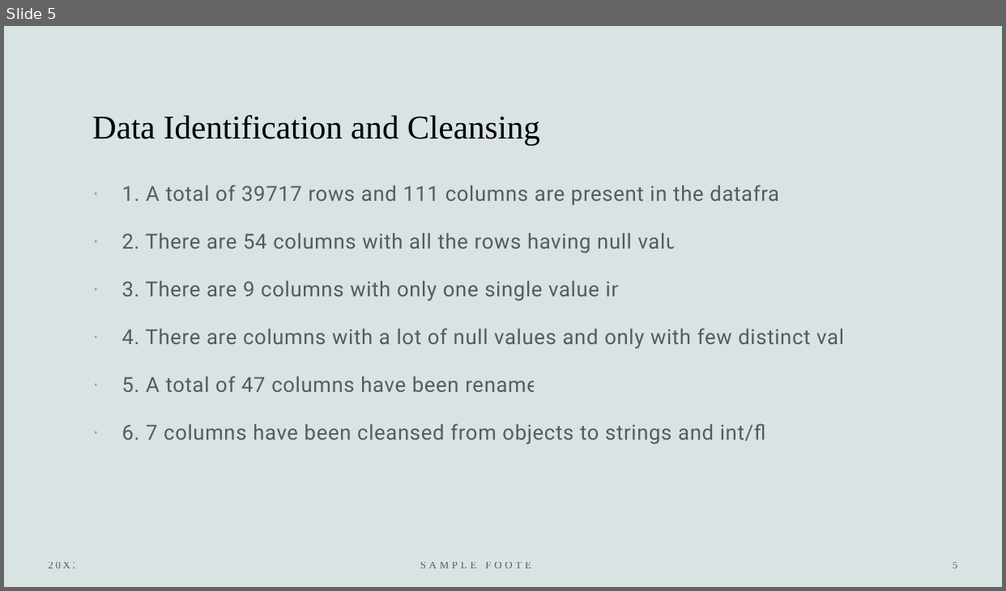
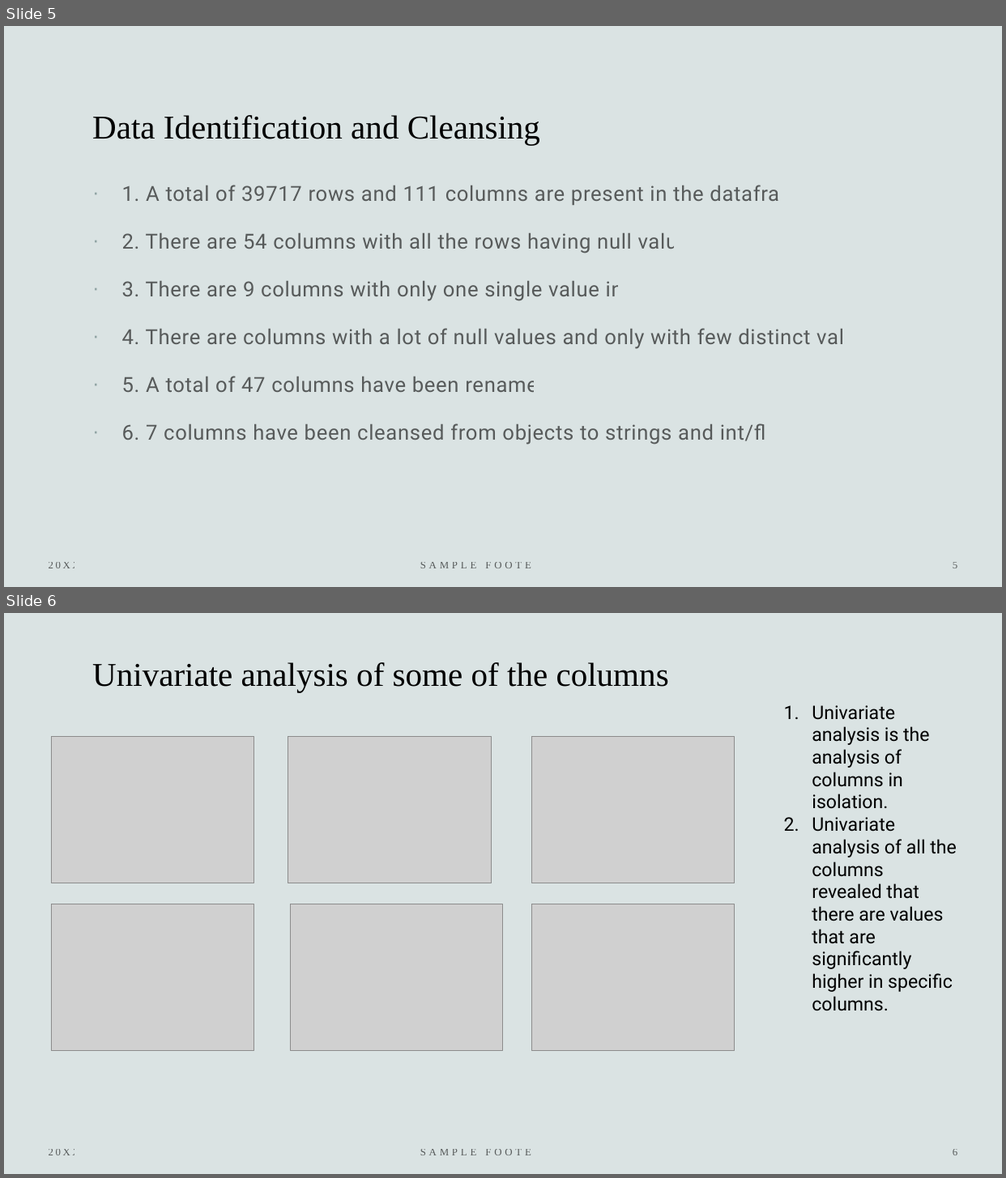
Before and after one commit to nikhil-mothkuri/Lending_Case_Study_Upgrad, a slide deck: Lending Case Study.pptx. Shown one above the other, each under a label of ours: slide 5 before the commit, slides 5 and 6 after it. The pictures are 1006x591 and 1006x1178 pixels, drawn with LibreOffice and Linux fonts; fonts in the diff are those of the drawing; grey boxes stand for pictures. Boxes give left, top, right and bottom in pixels: in the first picture for what was removed or moved away, otherwise in the second. Text is boxed around its words. In the diff, an @@ line names an element or a change of style, - is before the commit and + after.

Commit message:
Added univariate analysis to the ppt

```diff
--- a/Lending Case Study.pptx
+++ b/Lending Case Study.pptx
@@ slide 6 added at [4, 613, 1002, 1174], background #DAE3E3 @@
@@ title added at [92, 662, 669, 692], 32 pt, text #000000 @@
+Univariate analysis of some of the columns
@@ text added at [812, 705, 957, 1012], 18 pt, text #000000 @@
+1. Univariate analysis is the analysis of columns in isolation.
+2. Univariate analysis of all the columns revealed that there are values that are significantly higher in specific columns.
@@ picture added at [51, 736, 254, 884] @@
@@ picture added at [288, 736, 491, 884] @@
@@ picture added at [532, 736, 735, 884] @@
@@ picture added at [51, 905, 254, 1051] @@
@@ picture added at [291, 905, 503, 1051] @@
@@ picture added at [532, 905, 735, 1051] @@
@@ text added at [49, 1149, 80, 1156], 10 pt, text #000000 at 60% opacity @@
+20XX
@@ text added at [420, 1149, 541, 1156], 10 pt, text #000000 at 60% opacity @@
+SAMPLE FOOTER TEXT
@@ page number added at [953, 1149, 957, 1156], 10 pt, text #000000 at 60% opacity @@
+6
```
Also in this commit, not shown: 1 slide changed, 2 other slides added, 1 slide removed, 2 other files.
